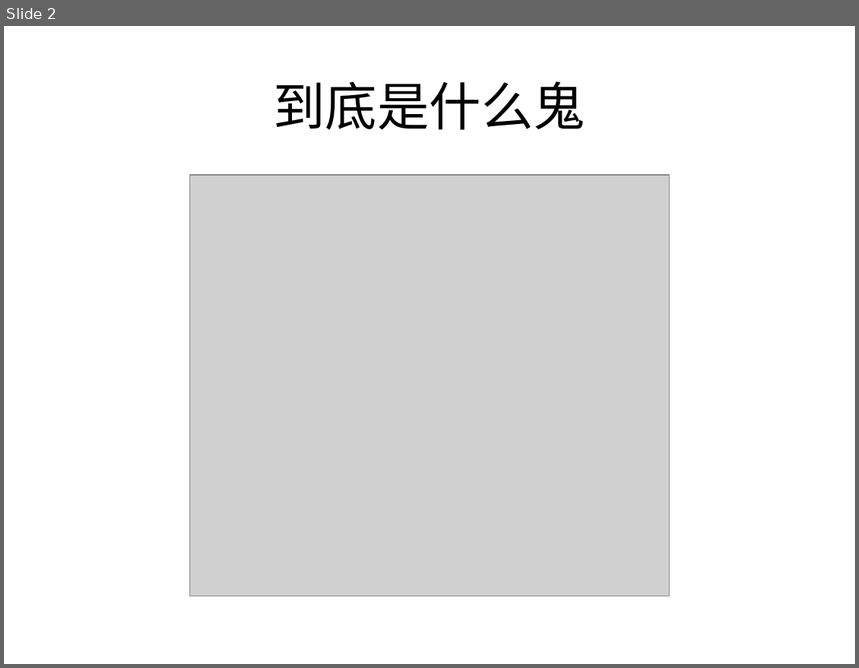
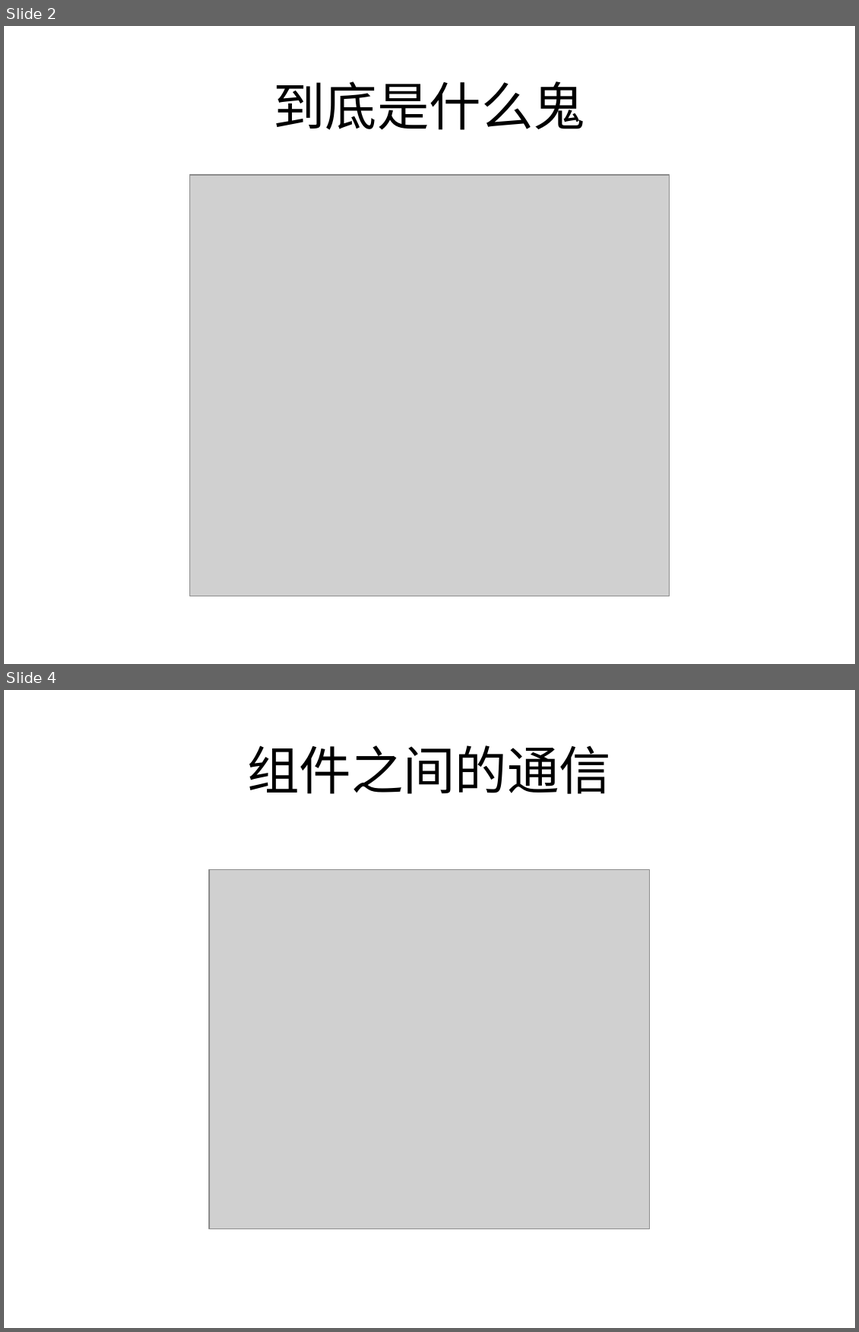
Before and after one commit to zl86790/ReduxSample, a slide deck: Redux.pptx. Shown one above the other, each under a label of ours: slide 2 before the commit, slides 2 and 4 after it; the slides between them are not shown. The pictures are 859x668 and 859x1332 pixels, drawn with LibreOffice and Linux fonts; fonts in the diff are those of the drawing; grey boxes stand for pictures. Boxes give left, top, right and bottom in pixels: in the first picture for what was removed or moved away, otherwise in the second. Text is boxed around its words. In the diff, an @@ line names an element or a change of style, - is before the commit and + after.

```diff
--- a/Redux.pptx
+++ b/Redux.pptx
@@ slide 4 added at [4,690,855,1328], background #FFFFFF @@
@@ title added at [247,745,611,794], 44 pt, text #000000 @@
+组件之间的通信
@@ picture added at [209,870,650,1230] @@
```
Also in this commit, not shown: 11 other slides added, 3 slides removed.
